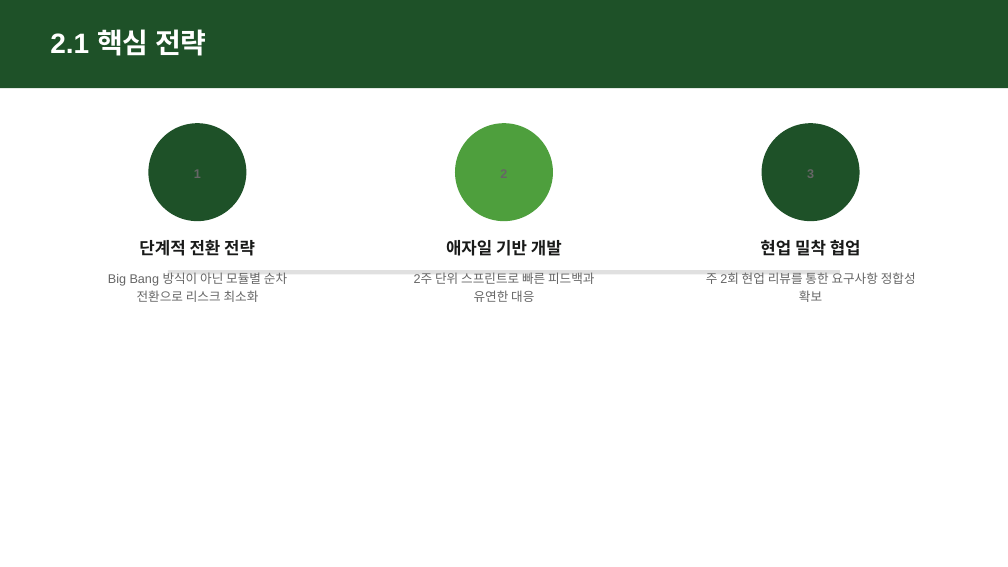
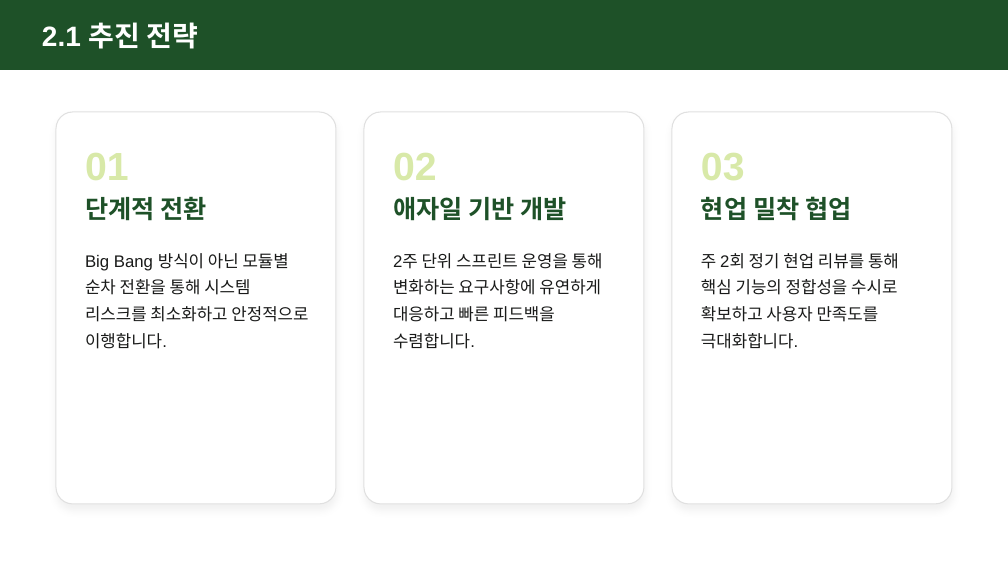
Before and after one commit to jongik-sv/docs, a slide deck: slide 6 of 스마트물류관리시스템_수행계획서.pptx (slide 8 before the commit). Drawn at 1008x567 pixels with LibreOffice and Linux fonts; fonts in the diff are those of the drawing. Boxes give left, top, right and bottom in pixels: in the first picture for what was removed or moved away, otherwise in the second. Text is boxed around its words. In the diff, an @@ line names an element or a change of style, - is before the commit and + after.

```diff
--- a/스마트물류관리시스템_수행계획서.pptx
+++ b/스마트물류관리시스템_수행계획서.pptx
@@ rectangle: place and size @@
-rectangle at (0,0,1008,89)
+rectangle at (0,0,1008,70)
@@ text at (42,22,199,49): text changed @@
-2.1 핵심 전략
+2.1 추진 전략
@@ rounded rectangle added at (56,112,337,504), fill #FFFFFF, outline #E0E0E0 0.75 pt @@
@@ rounded rectangle added at (364,112,644,504), fill #FFFFFF, outline #E0E0E0 0.75 pt @@
@@ rounded rectangle added at (672,112,953,504), fill #FFFFFF, outline #E0E0E0 0.75 pt @@
@@ rounded rectangle removed at (148,123,246,221) @@
@@ rounded rectangle removed at (455,123,552,221) @@
@@ rounded rectangle removed at (762,123,860,221) @@
@@ text removed at (194,169,201,178) @@
-1
@@ text removed at (807,169,814,178) @@
-3
@@ text at (85,196,206,221): text changed; size 12 to 18 pt; text colour #191A19 to #1E5128 @@
-단계적 전환 전략
+단계적 전환
@@ text "애자일 기반 개발": place and size @@
-text "애자일 기반 개발" at (446,240,562,256)
+text "애자일 기반 개발" at (393,197,566,221)
@@ text "애자일 기반 개발" at (393,197,566,221): size 12 to 18 pt, text colour #191A19 to #1E5128; alignment centre to left; more space between paragraphs @@
@@ text "현업 밀착 협업" at (701,196,851,221): size 12 to 18 pt, text colour #191A19 to #1E5128; alignment centre to left; more space between paragraphs @@
@@ text "현업 밀착 협업": place and size @@
-text "현업 밀착 협업" at (760,240,861,256)
+text "현업 밀착 협업" at (701,196,851,221)
@@ text at (85,253,308,349): text changed; size 9 to 12 pt; text colour #666666 to #191A19 @@
-Big Bang 방식이 아닌 모듈별 순차 전환으로 리스크 최소화
+Big Bang 방식이 아닌 모듈별 순차 전환을 통해 시스템 리스크를 최소화하고 안정적으로 이행합니다.
@@ text at (393,253,603,349): text changed; size 9 to 12 pt; text colour #666666 to #191A19 @@
-2주 단위 스프린트로 빠른 피드백과 유연한 대응
+2주 단위 스프린트 운영을 통해 변화하는 요구사항에 유연하게 대응하고 빠른 피드백을 수렴합니다.
@@ text at (701,253,899,349): text changed; size 9 to 12 pt; text colour #666666 to #191A19 @@
-주 2회 현업 리뷰를 통한 요구사항 정합성 확보
+주 2회 정기 현업 리뷰를 통해 핵심 기능의 정합성을 수시로 확보하고 사용자 만족도를 극대화합니다.
@@ rectangle removed at (168,270,841,274) @@
```
Also in this commit, not shown: 3 other slides changed, 8 slides added, 19 slides removed, 13 other files.
